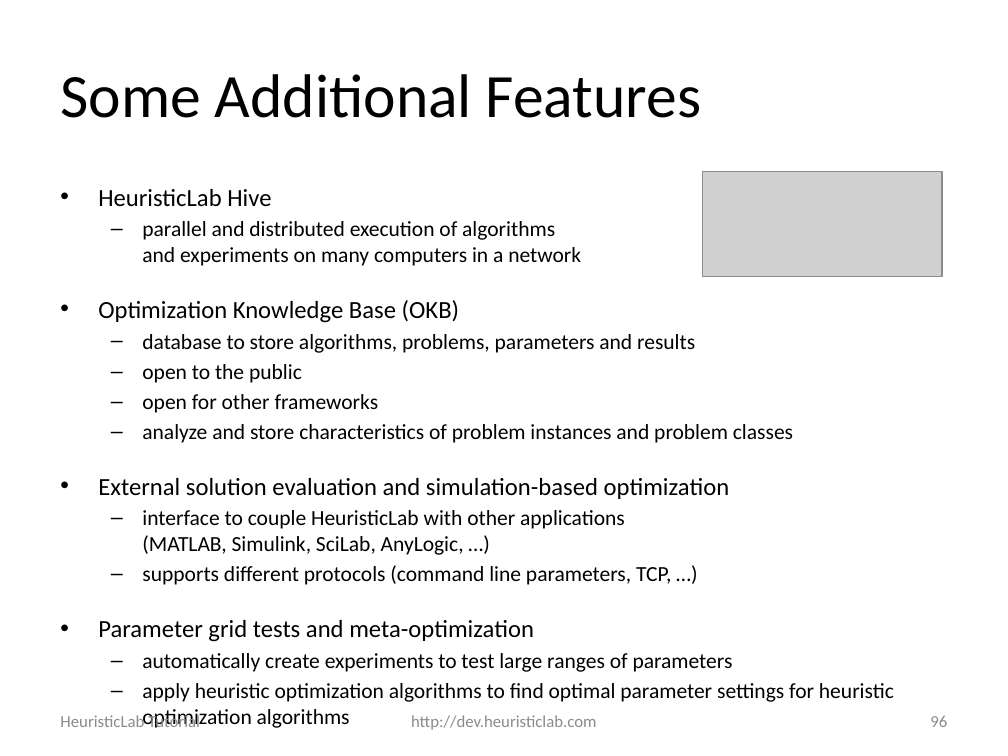
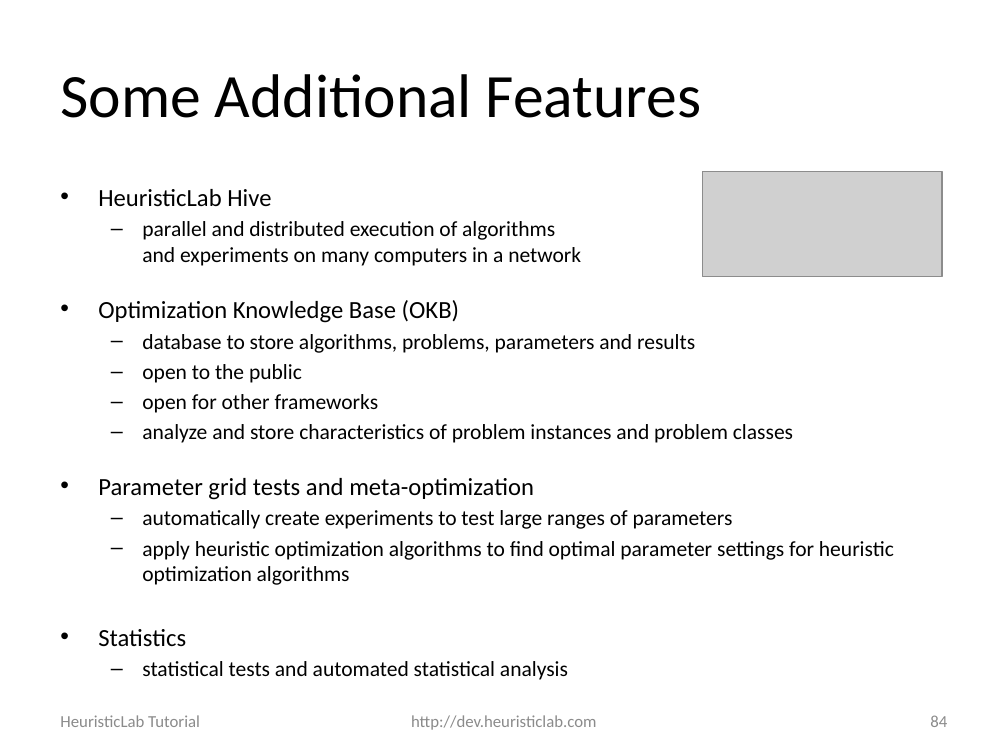
Before and after one commit to heal-research/HeuristicLab, a slide deck: slide 84 of documentation/Tutorials/Optimizing External Applications with HeuristicLab.pptx (slide 96 before the commit). Drawn at 1008x756 pixels with LibreOffice and Linux fonts; fonts in the diff are those of the drawing; grey boxes stand for pictures; background and template pictures are left out. Boxes give left, top, right and bottom in pixels: in the first picture for what was removed or moved away, otherwise in the second. Text is boxed around its words. In the diff, an @@ line names an element or a change of style, - is before the commit and + after.

```diff
--- a/documentation/Tutorials/Optimizing External Applications with HeuristicLab.pptx
+++ b/documentation/Tutorials/Optimizing External Applications with HeuristicLab.pptx
@@ text at box(98, 478, 730, 585): paragraphs removed @@
-• External solution evaluation and simulation-based optimization
-  – interface to couple HeuristicLab with other applications
-    (MATLAB, Simulink, SciLab, AnyLogic, …)
-  – supports different protocols (command line parameters, TCP, …)
@@ text at box(98, 629, 568, 680): paragraphs added @@
+• Statistics
+  – statistical tests and automated statistical analysis
@@ page number at box(930, 715, 947, 727): text changed @@
-96
+84
```
Also in this commit, not shown: 17 other slides changed, 12 slides removed.
